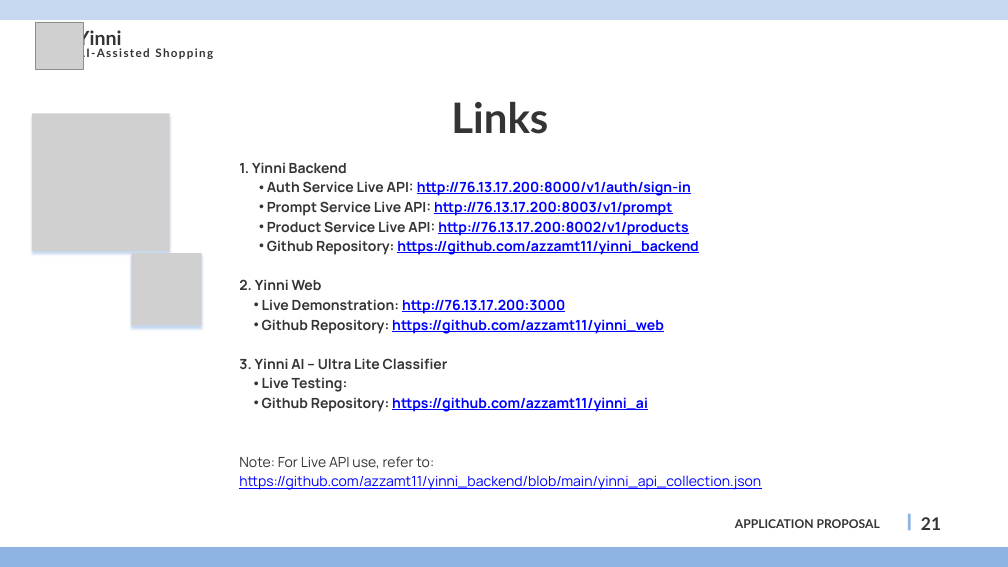
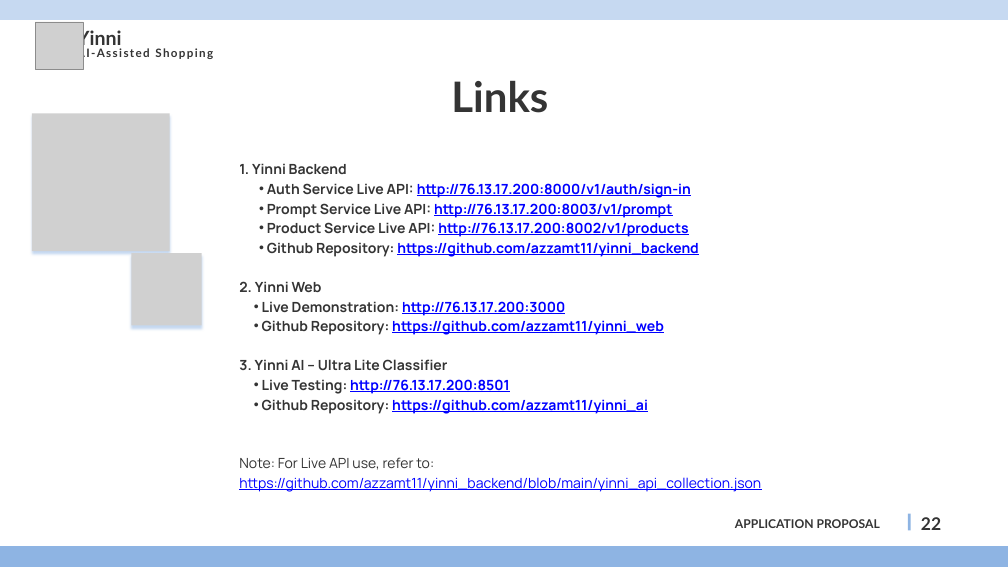
Before and after one commit to azzamt11/yinni_backend, a slide deck: slide 22 of yinni_app_proposal.pptx (slide 21 before the commit). Drawn at 1008x567 pixels with LibreOffice and Linux fonts; fonts in the diff are those of the drawing; grey boxes stand for pictures. Boxes give left, top, right and bottom in pixels: in the first picture for what was removed or moved away, otherwise in the second. Text is boxed around its words. In the diff, an @@ line names an element or a change of style, - is before the commit and + after.

```diff
--- a/yinni_app_proposal.pptx
+++ b/yinni_app_proposal.pptx
@@ text "Links" moved from (x1=451, y1=101, x2=548, y2=134) to (x1=451, y1=80, x2=548, y2=113) @@
@@ text at (x1=262, y1=379, x2=510, y2=394): text changed; text colour #343434 to #0000FF @@
-• Live Testing:
+• Live Testing: http://76.13.17.200:8501
@@ text at (x1=921, y1=517, x2=941, y2=530): text changed @@
-21
+22
```
Also in this commit, not shown: 6 other slides changed, 1 slide added, 2 other files.
